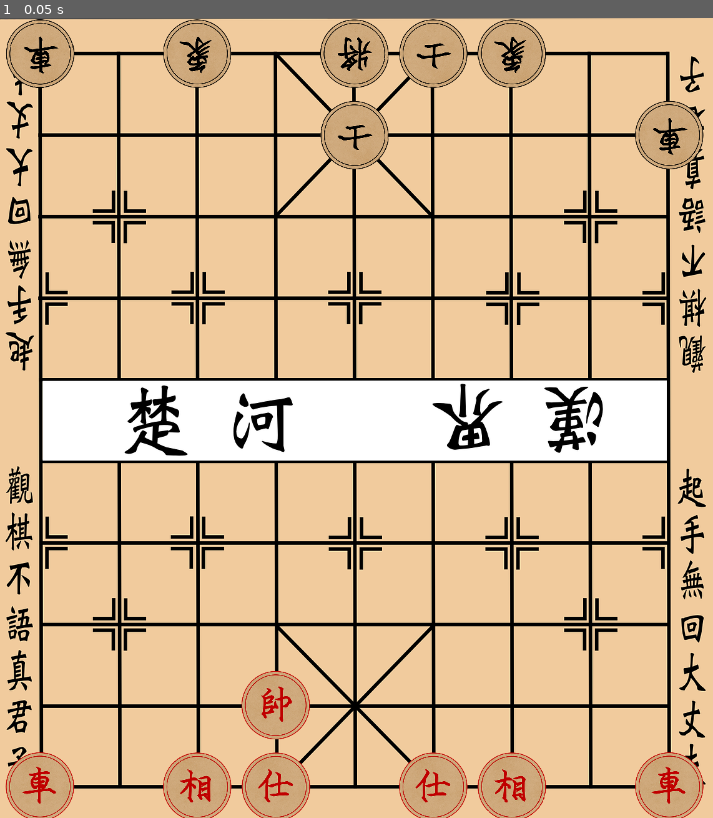
Above: before the commit, frame 1.
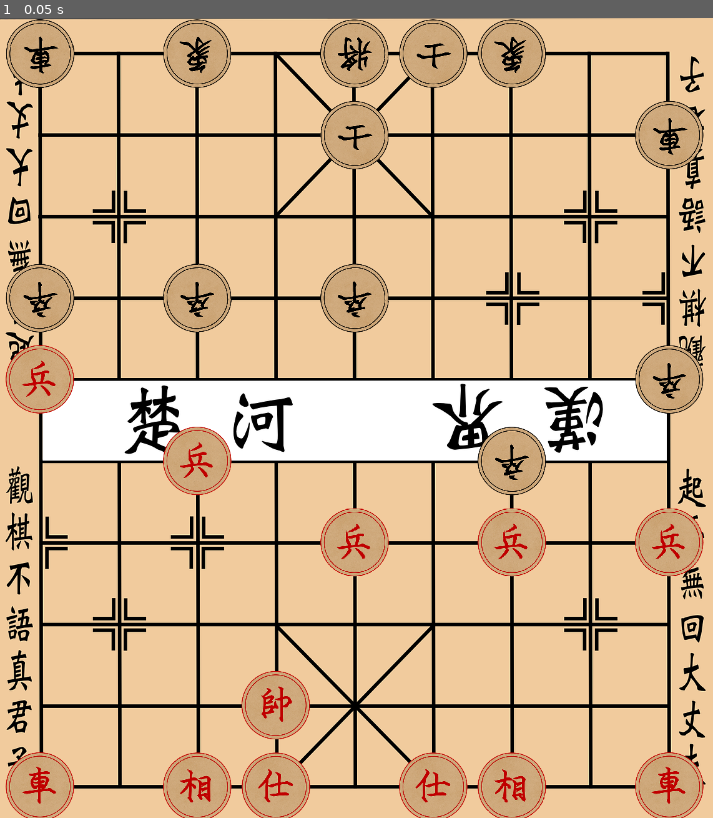
Above: after the commit, the same moment.

Repository: zzhouj/chinese-chess
Game: Godot game, scene res://scenes/checker_board.tscn
The game is run twice, just before and just after one commit, with the same random seed, the same clock (stepped at 60 frames per second) and the same inputs.
Inputs:
- Up to frame 1 (0.05 s): no input

The runs differ from the first frame. In frame 1, 6.3% of the frame differs, in the area x 0-99%, y 30-70%.

Commit message:
added pawn piece

Diff:
--- /dev/null
+++ b/scenes/black_pawn_piece.tscn
@@ -0,0 +1,15 @@
+[gd_scene load_steps=3 format=3 uid="uid://87gx00ok505v"]
+
+[ext_resource type="Texture2D" uid="uid://cgsjnm7hepy16" path="res://textures/chinese-chess-pieces.webp" id="1_t8m75"]
+[ext_resource type="Script" uid="uid://dplnokh4qnrcg" path="res://scripts/pawn_piece.gd" id="2_t8m75"]
+
+[node name="BlackPawnPiece" type="Sprite2D"]
+rotation = 3.14159
+scale = Vector2(0.5, 0.5)
+texture = ExtResource("1_t8m75")
+region_enabled = true
+region_rect = Rect2(144, 906, 220, 220)
+script = ExtResource("2_t8m75")
+color = 1
+type = 6
+metadata/_custom_type_script = "uid://ciinpb7ivdjiq"
--- /dev/null
+++ b/scenes/red_pawn_piece.tscn
@@ -0,0 +1,13 @@
+[gd_scene load_steps=3 format=3 uid="uid://brw6f06vxt2im"]
+
+[ext_resource type="Texture2D" uid="uid://cgsjnm7hepy16" path="res://textures/chinese-chess-pieces.webp" id="1_s5p1y"]
+[ext_resource type="Script" uid="uid://dplnokh4qnrcg" path="res://scripts/pawn_piece.gd" id="2_s5p1y"]
+
+[node name="RedPawnPiece" type="Sprite2D"]
+scale = Vector2(0.5, 0.5)
+texture = ExtResource("1_s5p1y")
+region_enabled = true
+region_rect = Rect2(922, 904, 220, 220)
+script = ExtResource("2_s5p1y")
+type = 6
+metadata/_custom_type_script = "uid://ciinpb7ivdjiq"
--- a/scripts/checker_board.gd
+++ b/scripts/checker_board.gd
@@ -18,6 +18,11 @@
 	"Eg0",
 	"Ra0",
 	"Ri0",
+	"Pa5",
+	"Pc4",
+	"Pe3",
+	"Pg3",
+	"Pi3",
 ]
 
 const BLACK_INIT_SYMBOLS: Array[String] = [
@@ -28,6 +33,11 @@
 	"Eg9",
 	"Ra9",
 	"Ri8",
+	"Pa6",
+	"Pc6",
+	"Pe6",
+	"Pg4",
+	"Pi5",
 ]
 
 var board: Array[Array] = []
--- /dev/null
+++ b/scripts/pawn_piece.gd
@@ -0,0 +1,29 @@
+class_name PawnPiece
+extends Piece
+
+func get_boundary_box() -> Vector4i:
+	return Vector4i(0, 0, 8, 9)
+
+func get_move_directions() -> Array[Vector2i]:
+	if color == COLOR.RED:
+		if coordinate.y >= 5:
+			return [
+				Vector2i.DOWN,
+				Vector2i.LEFT,
+				Vector2i.RIGHT,
+			]
+		else:
+			return [
+				Vector2i.DOWN,
+			]
+	else:
+		if coordinate.y <= 4:
+			return [
+				Vector2i.UP,
+				Vector2i.LEFT,
+				Vector2i.RIGHT,
+			]
+		else:
+			return [
+				Vector2i.UP,
+			]
--- a/scripts/piece_factory.gd
+++ b/scripts/piece_factory.gd
@@ -8,7 +8,7 @@
 	#"N",
 	"R": preload("res://scenes/red_rook_piece.tscn"),
 	#"C",
-	#"P",
+	"P": preload("res://scenes/red_pawn_piece.tscn"),
 }
 
 const BLACK_PIECE_SECNES: Dictionary = {
@@ -18,7 +18,7 @@
 	#"N",
 	"R": preload("res://scenes/black_rook_piece.tscn"),
 	#"C",
-	#"P",
+	"P": preload("res://scenes/black_pawn_piece.tscn"),
 }
 
 static func create(color: Piece.COLOR, symbol: String) -> Piece:
Not shown, added: scripts/pawn_piece.gd.uid
